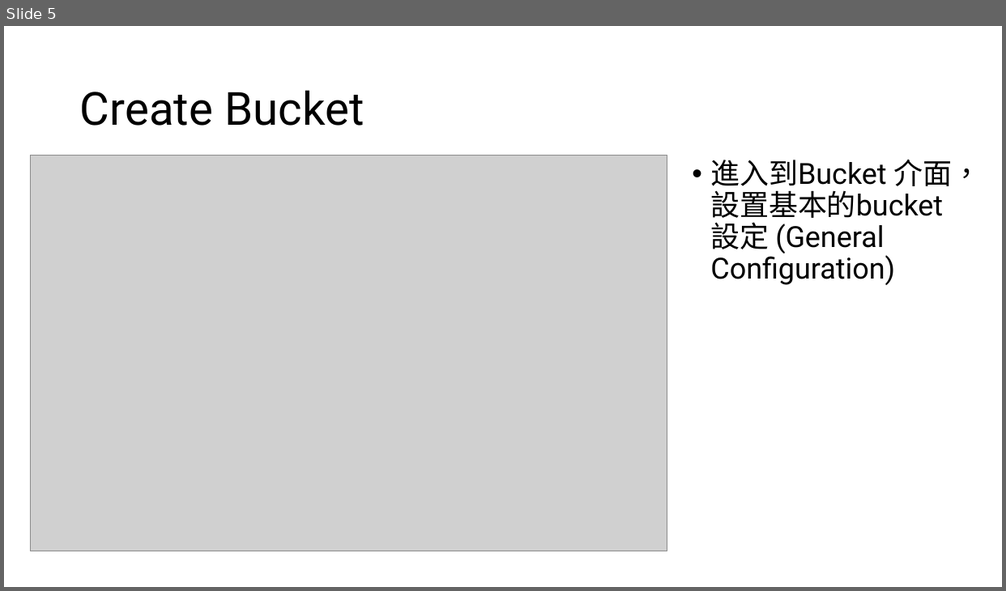
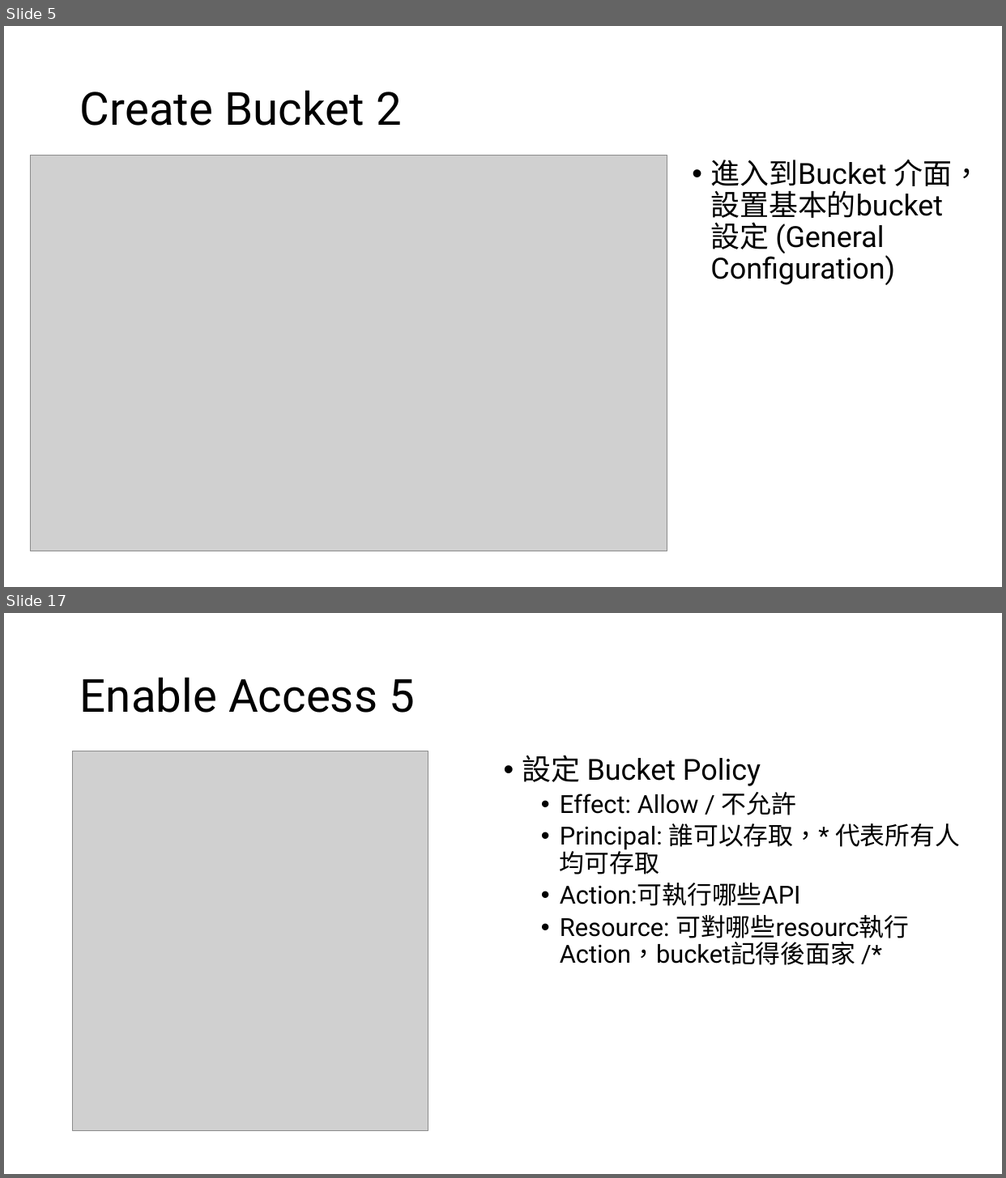
Before and after one commit to ariel055132/Notes, a slide deck: AWS/source/S3/S3BucketsObjects.pptx. Shown one above the other, each under a label of ours: slide 5 before the commit, slides 5 and 17 after it; the slides between them are not shown. The pictures are 1006x591 and 1006x1178 pixels, drawn with LibreOffice and Linux fonts; fonts in the diff are those of the drawing; grey boxes stand for pictures. Boxes give left, top, right and bottom in pixels: in the first picture for what was removed or moved away, otherwise in the second. Text is boxed around its words. In the diff, an @@ line names an element or a change of style, - is before the commit and + after.

Commit message:
finish working with s3 buckets and objects basics

```diff
--- a/AWS/source/S3/S3BucketsObjects.pptx
+++ b/AWS/source/S3/S3BucketsObjects.pptx
@@ slide 17 added at <box>4,613,1002,1174</box>, background #FFFFFF @@
@@ title added at <box>80,677,415,713</box>, 44 pt, text #000000 @@
+Enable Access 5
@@ picture added at <box>73,752,428,1131</box> @@
@@ text added at <box>522,755,960,965</box>, 24 pt, text #000000 @@
+• 設定 Bucket Policy
+  • Effect: Allow / 不允許
+  • Principal: 誰可以存取，* 代表所有人均可存取
+  • Action:可執行哪些API
+  • Resource: 可對哪些resourc執行Action，bucket記得後面家 /*
@@ slide 5 changed as well @@
@@ title at <box>80,90,402,126</box>: text changed @@
-Create Bucket
+Create Bucket 2
```
Also in this commit, not shown: 2 other slides changed, 11 other slides added.
